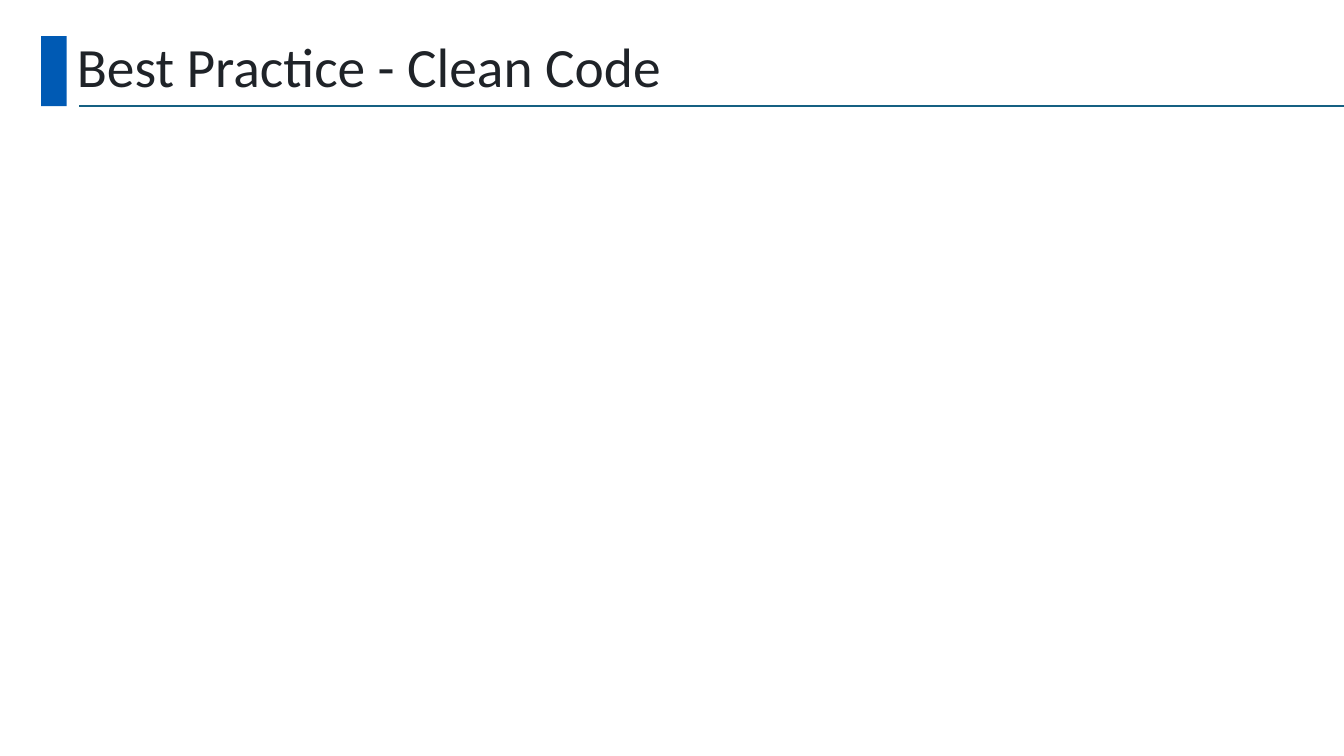
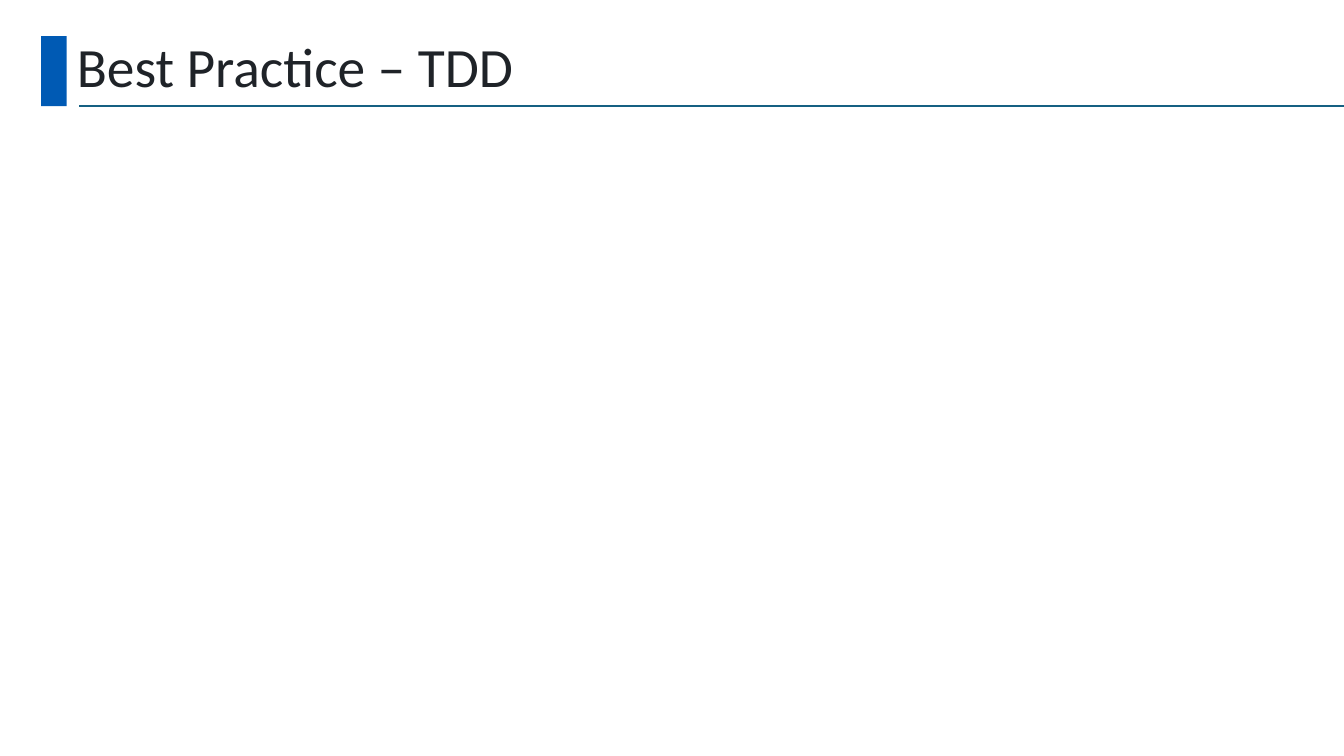
Before and after one commit to ehju/SSD_Project_BOYSCOUT, a slide deck: slide 10 of BOYSCOUT_PT.pptx. Drawn at 1344x756 pixels with LibreOffice and Linux fonts; fonts in the diff are those of the drawing. Boxes give left, top, right and bottom in pixels: in the first picture for what was removed or moved away, otherwise in the second. Text is boxed around its words. In the diff, an @@ line names an element or a change of style, - is before the commit and + after.

Commit message:
[clean] deleted redundant pages from the PowerPoint

```diff
--- a/BOYSCOUT_PT.pptx
+++ b/BOYSCOUT_PT.pptx
@@ title at <box>77,48,513,88</box>: text changed @@
-Best Practice - Clean Code
+Best Practice – TDD
```
Also in this commit, not shown: 4 other slides changed, 2 slides removed.
